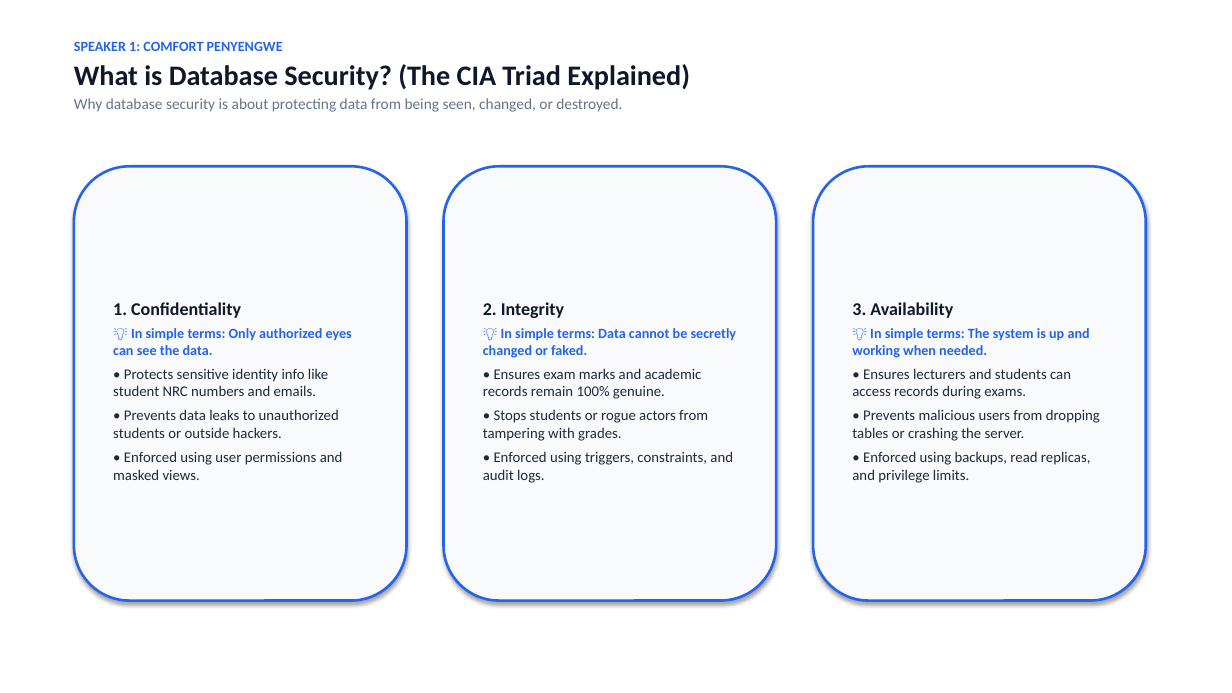
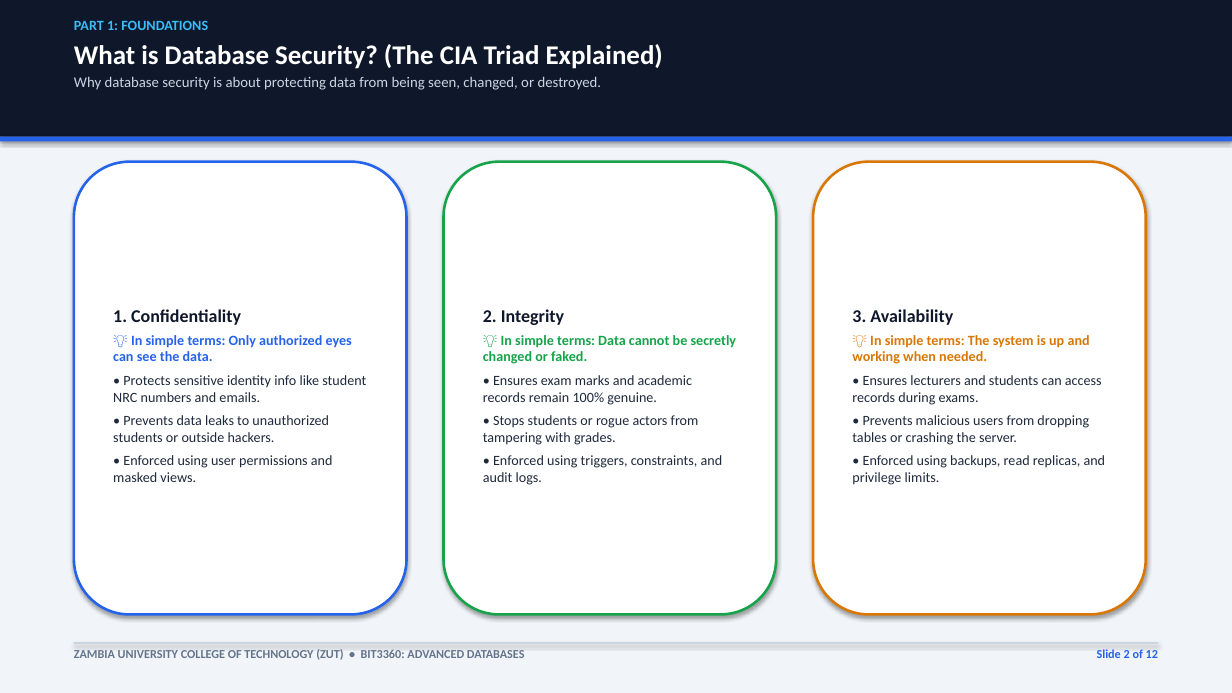
Before and after one commit to comfortpenyengwe-afk/ADA-assignment-for-the-ohns, a slide deck: slide 2 of BIT3360_Database_Security_Presentation.pptx. Drawn at 1232x693 pixels with LibreOffice and Linux fonts; fonts in the diff are those of the drawing. Boxes give left, top, right and bottom in pixels: in the first picture for what was removed or moved away, otherwise in the second. Text is boxed around its words. In the diff, an @@ line names an element or a change of style, - is before the commit and + after.

Commit message:
Enhance presentation design with refined card and header color scheme

```diff
--- a/BIT3360_Database_Security_Presentation.pptx
+++ b/BIT3360_Database_Security_Presentation.pptx
@@ rectangle added at bbox=[0, 0, 1232, 693], fill #F1F5F9 @@
@@ rectangle added at bbox=[0, 0, 1232, 137], fill #0F172A @@
@@ text at bbox=[74, 20, 208, 30]: text changed; text colour #2563EB to #38BDF8 @@
-SPEAKER 1: COMFORT PENYENGWE
+PART 1: FOUNDATIONS
@@ text "PART 1: FOUNDATIONS": place and size @@
-text "PART 1: FOUNDATIONS" at bbox=[74, 41, 690, 112]
+text "PART 1: FOUNDATIONS" at bbox=[74, 20, 663, 90]
@@ text at bbox=[74, 44, 663, 90]: size 22 to 21 pt, text colour #0F172A to #FFFFFF in "What is Database Security? (The CIA Triad ..."; size 12 to 11.5 pt, text colour #64748B to #CBD5E1 in "Why database security is about protecting data ..." @@
@@ rectangle added at bbox=[0, 137, 1232, 141], fill #2563EB @@
@@ rounded rectangle "1. Confidentiality": place and size @@
-rounded rectangle "1. Confidentiality" at bbox=[74, 166, 407, 601]
+rounded rectangle "1. Confidentiality" at bbox=[74, 162, 407, 615]
@@ rounded rectangle "1. Confidentiality" at bbox=[74, 162, 407, 615]: fill #F8FAFC to #FFFFFF @@
@@ rounded rectangle "2. Integrity": place and size @@
-rounded rectangle "2. Integrity" at bbox=[444, 166, 776, 601]
+rounded rectangle "2. Integrity" at bbox=[444, 162, 776, 615]
@@ rounded rectangle "2. Integrity" at bbox=[444, 162, 776, 615]: fill #F8FAFC to #FFFFFF; outline #2563EB 2 pt to #16A34A 2 pt @@
@@ rounded rectangle "3. Availability": place and size @@
-rounded rectangle "3. Availability" at bbox=[813, 166, 1146, 601]
+rounded rectangle "3. Availability" at bbox=[813, 162, 1146, 615]
@@ rounded rectangle "3. Availability" at bbox=[813, 162, 1146, 615]: fill #F8FAFC to #FFFFFF; outline #2563EB 2 pt to #D97706 2 pt @@
@@ text in rounded rectangle at bbox=[483, 335, 737, 485]: text colour #2563EB to #16A34A in "💡 In simple terms: Data cannot be ..."; size 11.5 to 11 pt in "• Ensures exam marks and academic records ...", "• Stops students or rogue actors from ...", "• Enforced using triggers, constraints, and audit ..." @@
@@ text in rounded rectangle at bbox=[852, 335, 1106, 485]: text colour #2563EB to #D97706 in "💡 In simple terms: The system is ..."; size 11.5 to 11 pt in "• Ensures lecturers and students can access ...", "• Prevents malicious users from dropping tables ...", "• Enforced using backups, read replicas, and ..." @@
@@ text in rounded rectangle at bbox=[113, 375, 366, 482]: size 11.5 to 11 pt in "• Protects sensitive identity info like student ...", "• Prevents data leaks to unauthorized students ...", "• Enforced using user permissions and masked ..." @@
@@ rectangle added at bbox=[74, 642, 1158, 644], fill #CBD5E1 @@
@@ text added at bbox=[74, 649, 525, 660], 9.5 pt, text #64748B, bold @@
+ZAMBIA UNIVERSITY COLLEGE OF TECHNOLOGY (ZUT) • BIT3360: ADVANCED DATABASES
@@ text added at bbox=[1097, 649, 1158, 658], 9.5 pt, text #2563EB, bold @@
+Slide 2 of 12
```
Also in this commit, not shown: 11 other slides changed, 3 other files.
